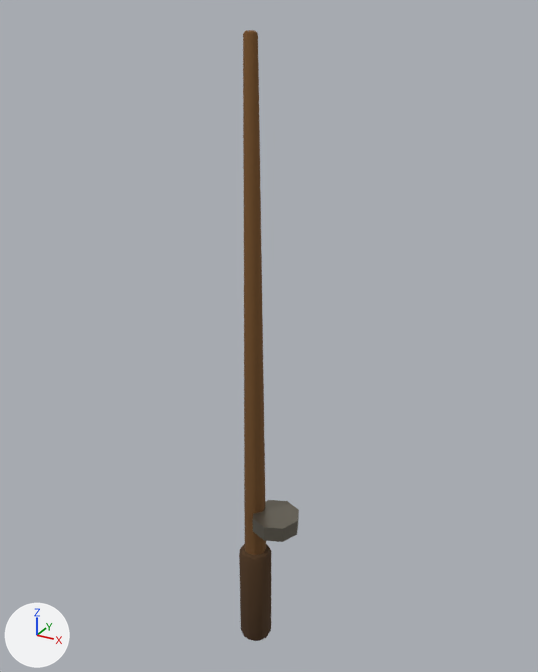
The glTF model assets/3d/final/equip_fishing_rod.glb: old version first, new version second.
Both versions are drawn from a 50 mm lens placed at (0.585, -1.009, 1.179), pointed at (0.013, 0.032, 0.658). Every picture has the same lights, and +X, +Y and +Z are marked at lower left. The first picture is the older version.

The first picture shows 'rod_grip', 'rod_reel', 'rod_shaft'.
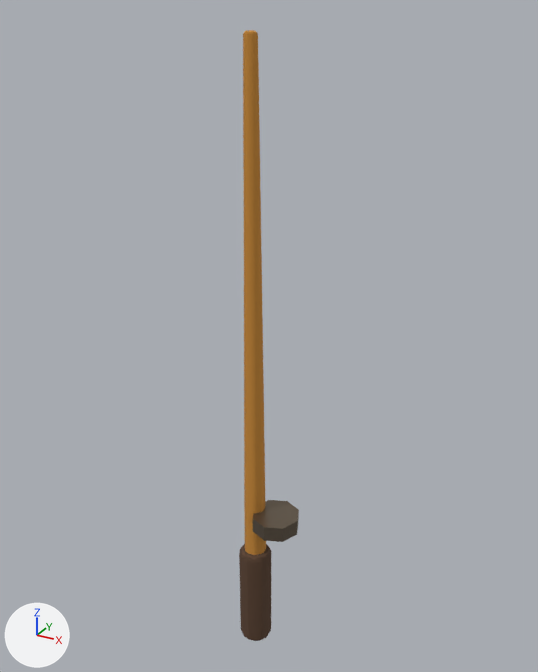
The change, as a list of edits to the scene's bpy script:
```text
Change mat_wood:
    mat_wood.base_color: (0.181, 0.0802, 0.0194) -> (0.584, 0.254, 0.0369)  # brown #765026 -> orange #c98a36
```

Pixel boxes [x1, y1, x2, y2] of what changed, in the pictures (538 x 672 px):
'rod_shaft', recoloured (brown to orange): [243, 30, 266, 555] in both
